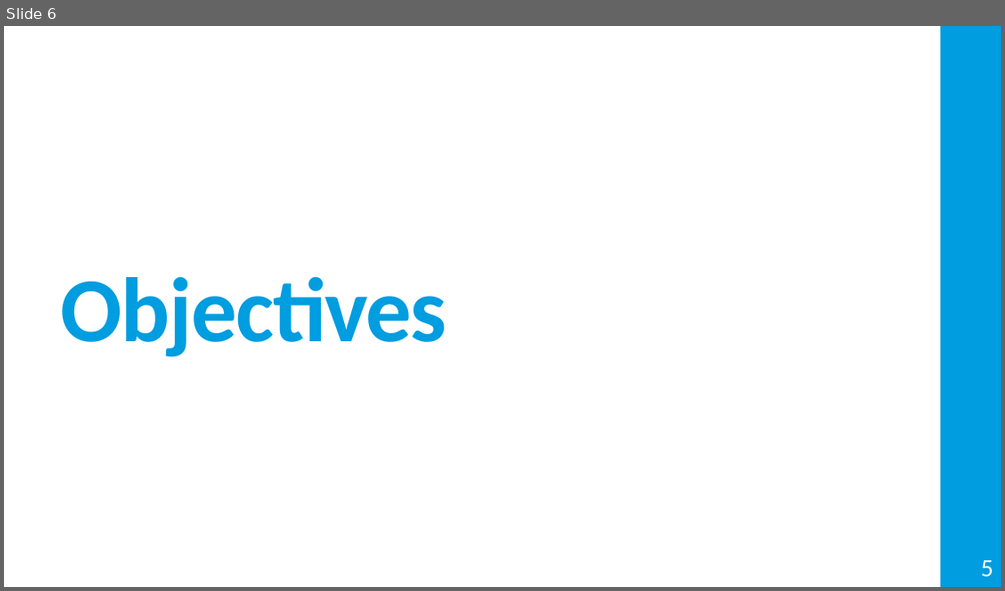
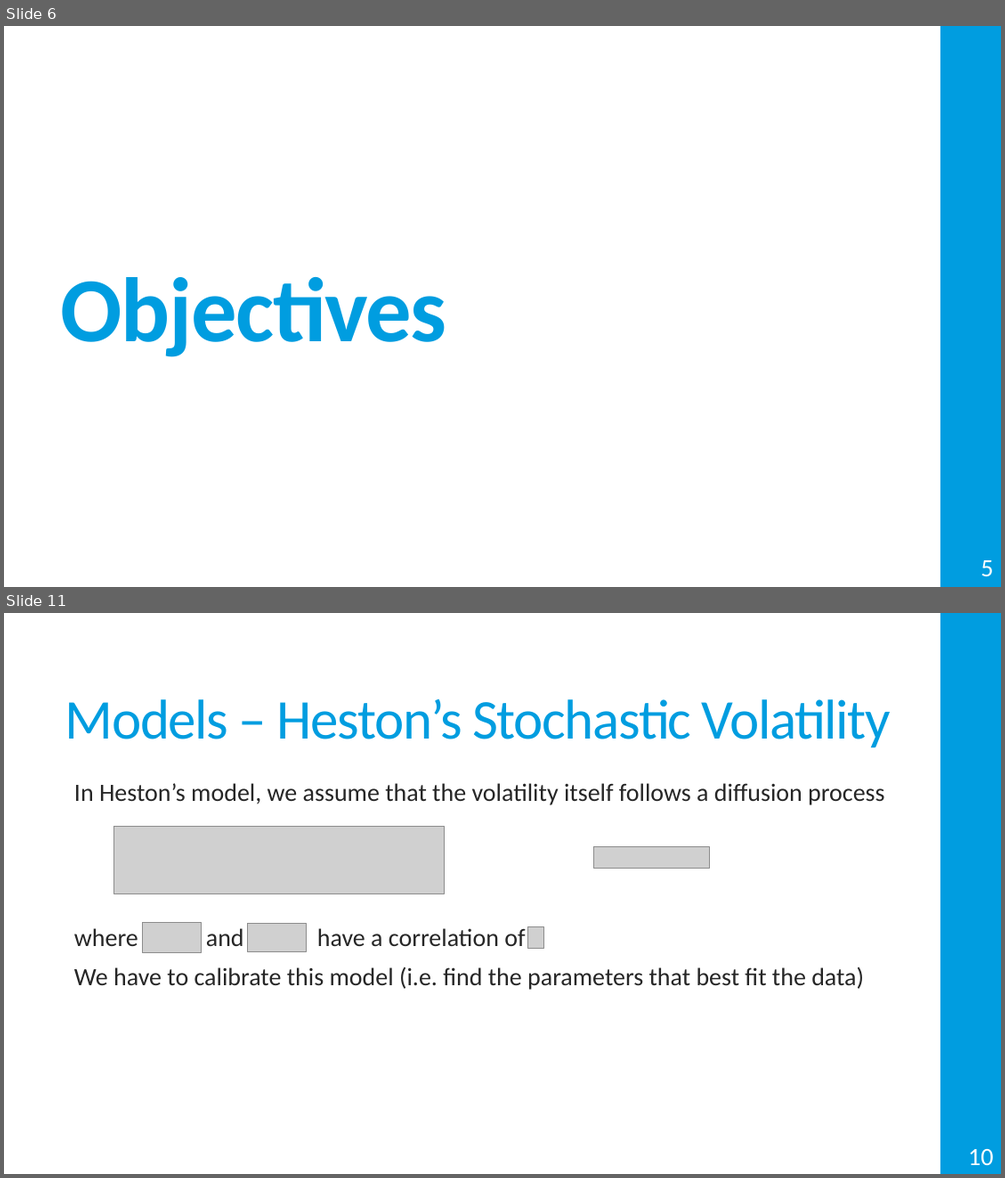
Before and after one commit to Miguel-Ribeiro-IST/Thesis, a slide deck: Presentation.pptx. Shown one above the other, each under a label of ours: slide 6 before the commit, slides 6 and 11 after it; the slides between them are not shown. The pictures are 1005x591 and 1005x1178 pixels, drawn with LibreOffice and Linux fonts; fonts in the diff are those of the drawing; grey boxes stand for pictures. Boxes give left, top, right and bottom in pixels: in the first picture for what was removed or moved away, otherwise in the second. Text is boxed around its words. In the diff, an @@ line names an element or a change of style, - is before the commit and + after.

```diff
--- a/Presentation.pptx
+++ b/Presentation.pptx
@@ slide 11 added at [4, 613, 1001, 1174], background #FFFFFF; not listed: 1 template element that a slide beside it also shows @@
@@ title added at [65, 698, 890, 747], 54 pt, text #009DE0 @@
+Models – Heston’s Stochastic Volatility
@@ text added at [74, 783, 884, 989], 24 pt, text #262626 @@
+  In Heston’s model, we assume that the volatility itself follows a diffusion process
+  where and have a correlation of
+  We have to calibrate this model (i.e. find the parameters that best fit the data)
@@ picture added at [114, 826, 444, 893] @@
@@ picture added at [594, 847, 709, 868] @@
@@ picture added at [142, 922, 202, 952] @@
@@ picture added at [248, 924, 306, 952] @@
@@ picture added at [528, 927, 544, 949] @@
@@ page number added at [968, 1149, 993, 1165], 24 pt, text #FFFFFF @@
+10
```
Also in this commit, not shown: 3 slides changed, 11 other slides added, 15 other files.
